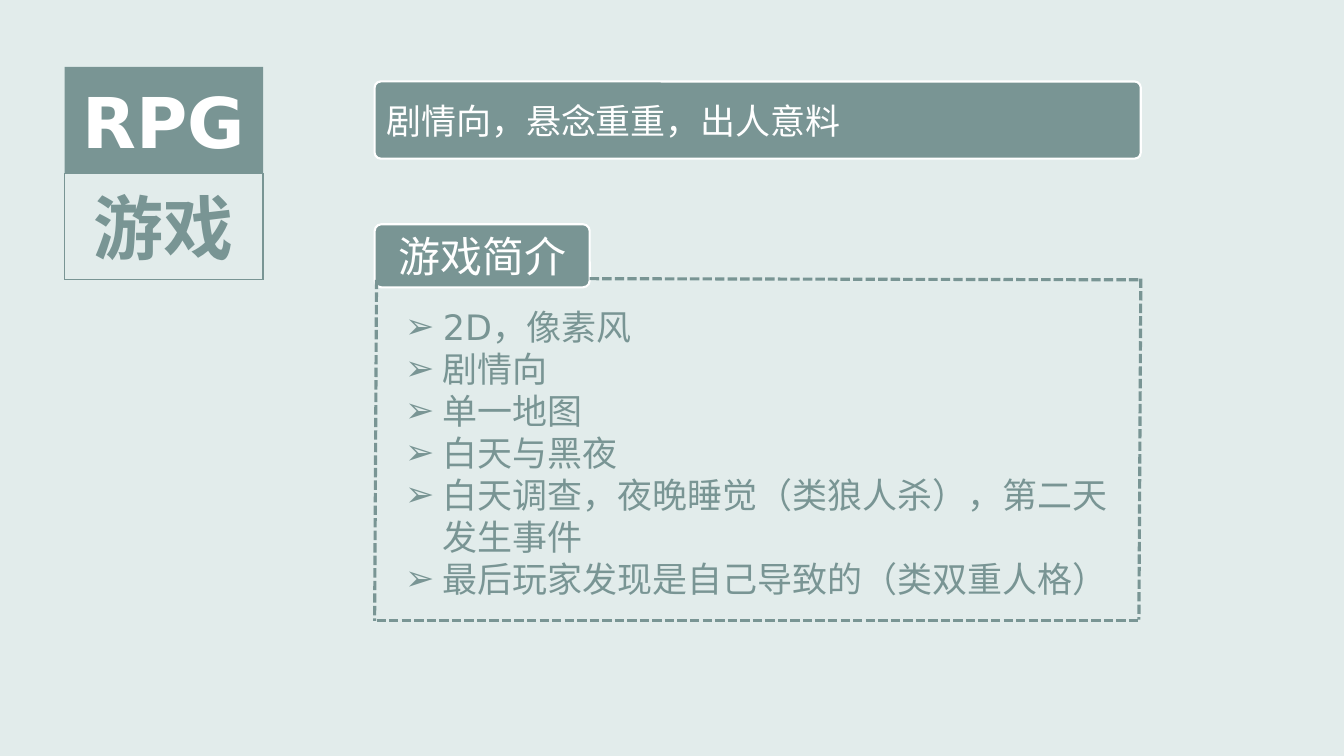
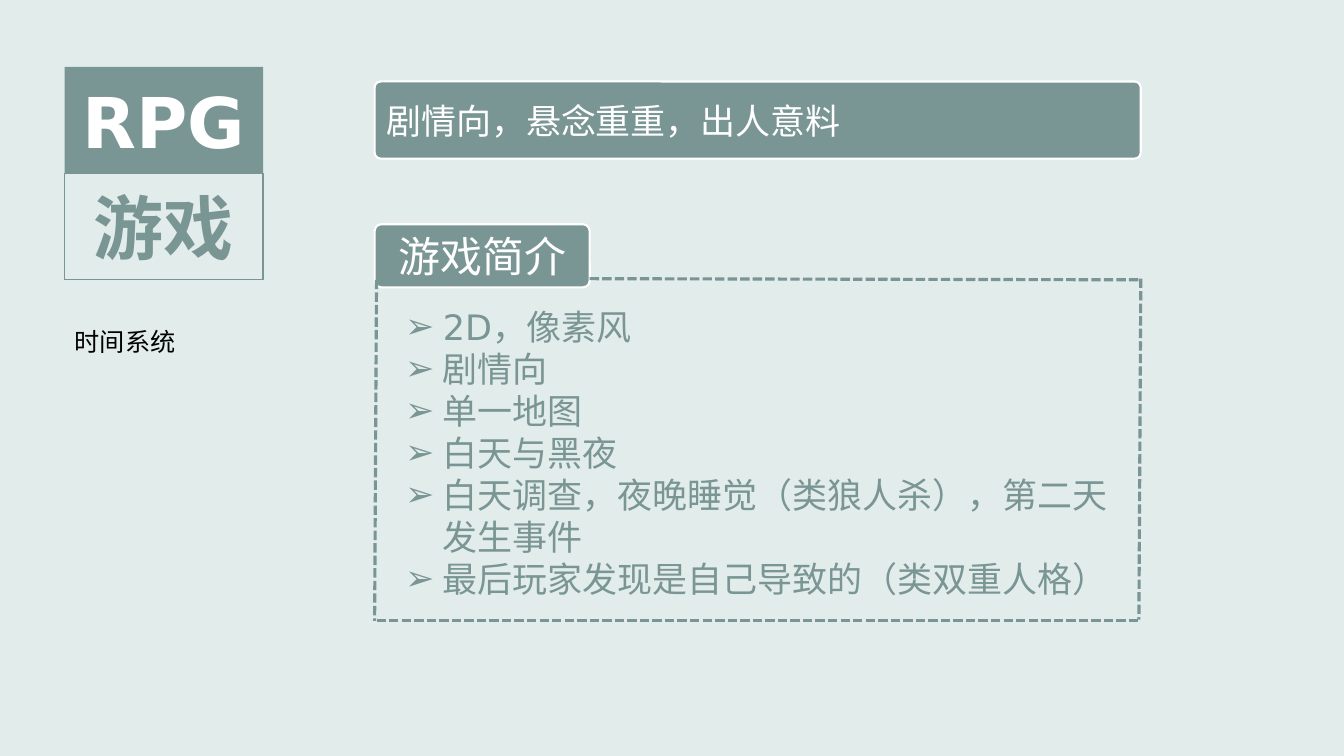
Before and after one commit to ThreePeopleGame/Death, a slide deck: slide 4 of Share/游戏想法_李硕.pptx. Drawn at 1344x756 pixels with LibreOffice and Linux fonts; fonts in the diff are those of the drawing. Boxes give left, top, right and bottom in pixels: in the first picture for what was removed or moved away, otherwise in the second. Text is boxed around its words. In the diff, an @@ line names an element or a change of style, - is before the commit and + after.

Commit message:
修改
修改

```diff
--- a/Share/游戏想法_李硕.pptx
+++ b/Share/游戏想法_李硕.pptx
@@ text added at (75, 330, 176, 353), 18 pt, text #000000 @@
+时间系统
```
